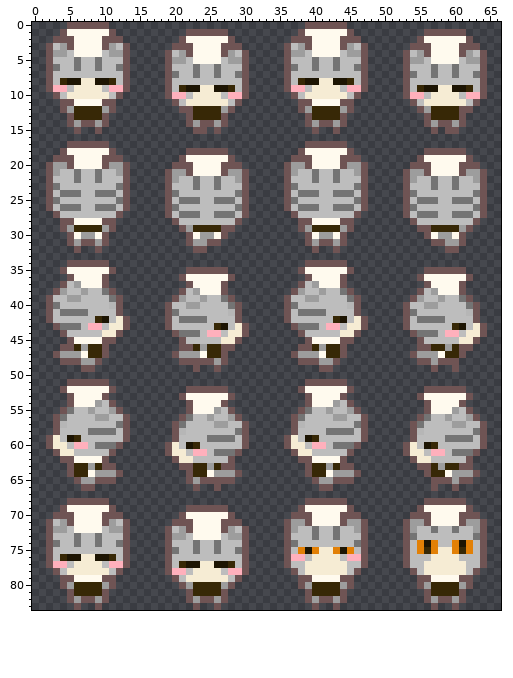
Edited in one commit: sprite sheet (DAWN/Assets/Sprites/Actors/Chef/Chef_Pu.png). This is how it looked before the edit.
The file is 67x84 pixels. Colours within 5 levels of each other are drawn and written as one.
The same view after the edit:
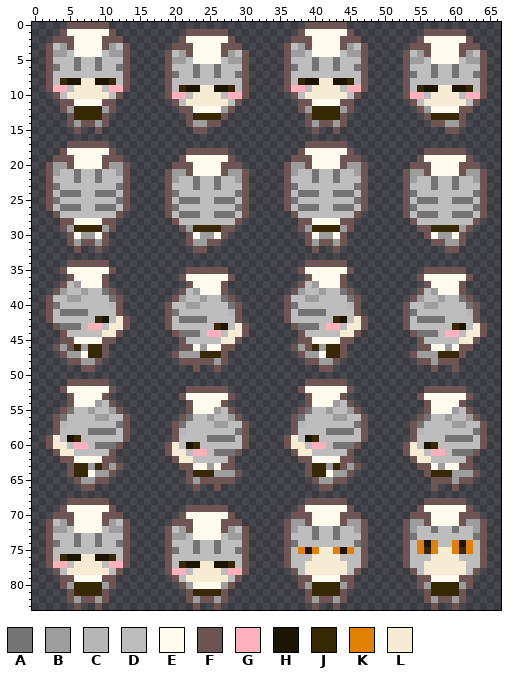
Palette (. is transparent): A #747474  B #9d9d9d  C #b6b6b6  D #bdbdbd  E #fffaee  F #6f5454  G #ffb0bc  H #1d1503  J #372806  K #e28006  L #f6ecd4
Difference:
@@ x 21..62 @@
 11 DLLLLLLDF........FFEEEEFF........FDLLLLLLD
-12 FFJJJJBF.........FBJJJJBF.........FBJJJJFF
+12 FFEEEEBF.........FBJJJJBF.........FBEEEEFF
 13 .FJJJJF...........FJJJJF...........FJJJJF.
-14 .FBFFBF...........FBFFBF...........FBFFBF.
-15 ..FF.F.............F..F.............F.FF..
+14 .FBBFF............FBFFBF............FFBBF.
+15 ..FF...............F..F...............FF..
 16 ..........................................
@@ x 0..66 @@
 44 ....FDDDDDLLF.......FAAADGGDLLF.......FDDDDDLLF.......FAAADGGDLLF..
-45 .....FEEEEFF.........FDDDDDLLF.........FEEEEFF.........FDDDDDLLF...
-46 ....FFJBJJF..........FFJBJJFF.........FFJBJJF..........FFJJBJFF....
-47 ...FBBBEJJF.........FBBBEJJF.........FBBBEJJF.........FBBBEJJF.....
-48 ....FFFBBF...........FFFFFBF..........FFFBBF...........FFBFFF......
+45 ....FFEEEEFF.........FDDDDDLLF........FFEEEEFF.........FDDDDDLLF...
+46 ...FBFJBJJF..........FFEBEEFF........FBFJBJJF..........FFEEBEFF....
+47 ....FBBEJJF.........FBBBJJJF..........FBBEJJF.........FBBBJJJF.....
+48 .....FFBBF...........FFFFFBF...........FFBBF...........FFBFFF......
 49 .......FF..............F..F..............FF..............F..F......
@@ x 0..66 @@
 61 ...FLLDDDDDF.......FLLDGGDAAAF.......FLLDDDDDF.......FLLDGGDAAAF...
-62 ....FFEEEEF.........FLLDDDDDF.........FFEEEEF.........FLLDDDDDF....
-63 .....FJJBJFF.........FFJJBJFF..........FJJBJFF.........FFJBJJFF....
-64 .....FJJEBBBF.........FJJEBBBF.........FJJEBBBF.........FJJEBBBF...
-65 ......FBBFFF..........FBFFFFF...........FBBFFF...........FFFBFF....
+62 ....FFEEEEFF........FLLDDDDDF.........FFEEEEFF........FLLDDDDDF....
+63 .....FJJBJFBF........FFEEBEFF..........FJJBJFBF........FFEBEEFF....
+64 .....FJJEBBF..........FJJJBBBF.........FJJEBBF..........FJJJBBBF...
+65 ......FBBFF...........FBFFFFF...........FBBFF............FFFBFF....
 66 .......FF..............F..F..............FF..............F..F......
@@ x 35..48 @@
 75 .FDKHKLLKHKDF.
-76 .FGGDLLLLDGGF.
+76 .FDDDLLLLDDDF.
 77 .FDDLLLLLLDDF.
@@ x 21..28 @@
 79 DLLLLLLD
-80 FBJJJJBF
+80 FBEEEEBF
 81 .FJJJJF.
